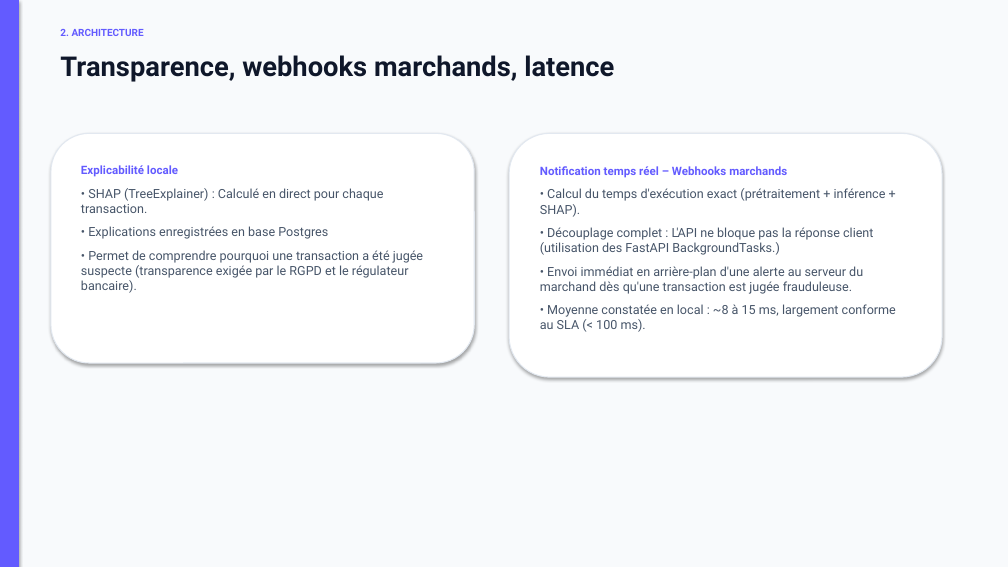
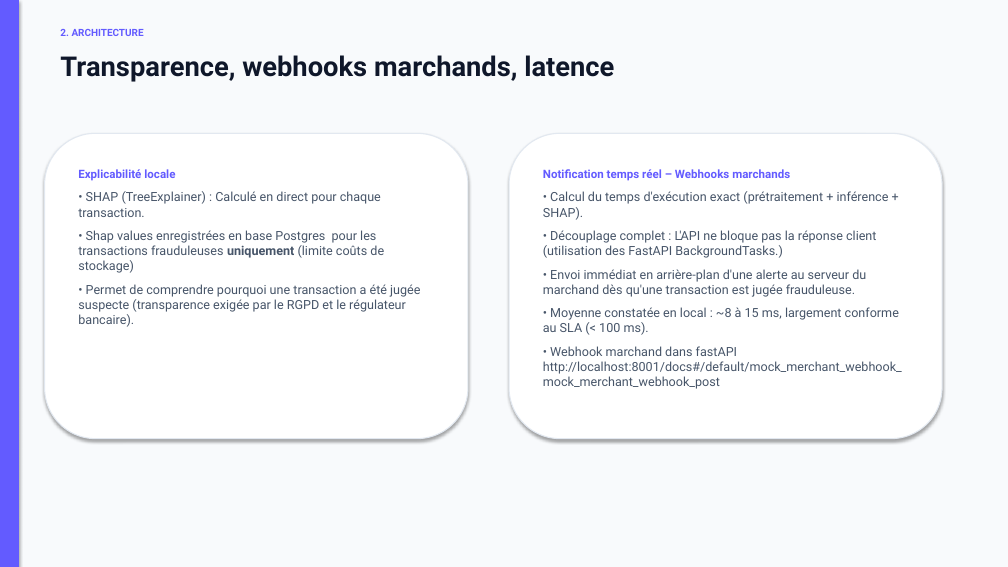
Before and after one commit to caroheymes/fraud_detection_pipeline, a slide deck: slide 11 of presentation.pptx. Drawn at 1008x567 pixels with LibreOffice and Linux fonts; fonts in the diff are those of the drawing. Boxes give left, top, right and bottom in pixels: in the first picture for what was removed or moved away, otherwise in the second. Text is boxed around its words. In the diff, an @@ line names an element or a change of style, - is before the commit and + after.

Commit message:
docs: add regulatory compliance and security section to README

```diff
--- a/presentation.pptx
+++ b/presentation.pptx
@@ rounded rectangle "Explicabilité locale" resized from (x1=51, y1=133, x2=474, y2=363) to (x1=45, y1=133, x2=468, y2=439) @@
@@ rounded rectangle "Notification temps réel – Webhooks ..." resized from (x1=509, y1=133, x2=942, y2=377) to (x1=509, y1=133, x2=942, y2=439) @@
@@ text in rounded rectangle at (x1=78, y1=230, x2=384, y2=273): text changed @@
-• Explications enregistrées en base Postgres
+• Shap values enregistrées en base Postgres pour les transactions frauduleuses uniquement (limite coûts de stockage)
@@ text in rounded rectangle at (x1=543, y1=346, x2=902, y2=389): paragraph added @@
+• Webhook marchand dans fastAPI http://localhost:8001/docs#/default/mock_merchant_webhook_mock_merchant_webhook_post
```
Also in this commit, not shown: 1 other slide changed, 1 slide added, 1 other file.
